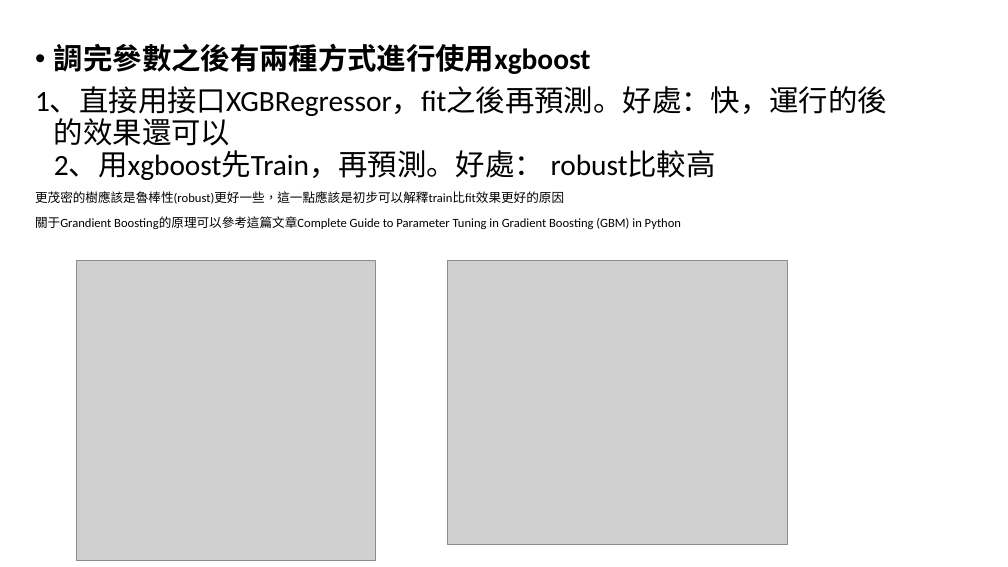
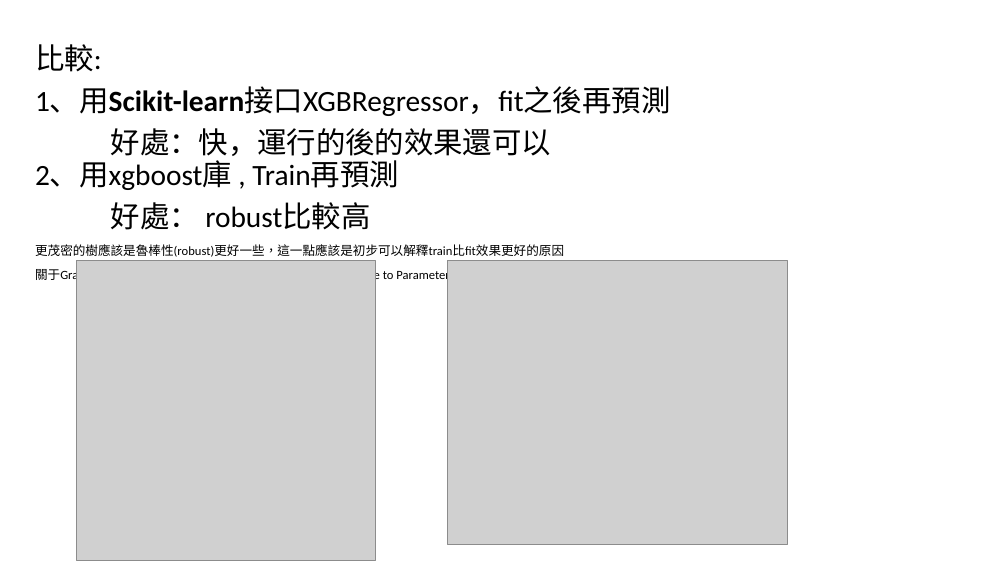
Before and after one commit to lokcyi/AI, a slide deck: slide 42 of ClassMaterial/20210308/XGBoost介紹.ppt (slide 20 before the commit). Drawn at 1008x567 pixels with LibreOffice and Linux fonts; fonts in the diff are those of the drawing; grey boxes stand for pictures. Boxes give left, top, right and bottom in pixels: in the first picture for what was removed or moved away, otherwise in the second. Text is boxed around its words. In the diff, an @@ line names an element or a change of style, - is before the commit and + after.

```diff
--- a/ClassMaterial/20210308/XGBoost介紹.ppt
+++ b/ClassMaterial/20210308/XGBoost介紹.ppt
@@ text at box(35, 44, 670, 230): text changed @@
-• 調完參數之後有兩種方式進行使用xgboost
-1、直接用接口XGBRegressor，fit之後再預測。好處：快，運行的後的效果還可以
-2、用xgboost先Train，再預測。好處： robust比較高
+比較:
+1、用Scikit-learn接口XGBRegressor，fit之後再預測
+好處：快，運行的後的效果還可以
+2、用xgboost庫 , Train再預測
+好處： robust比較高
@@ text at box(35, 244, 564, 283): indent changed @@
```
Also in this commit, not shown: 10 other slides changed, 2 slides added, 4 other files.
